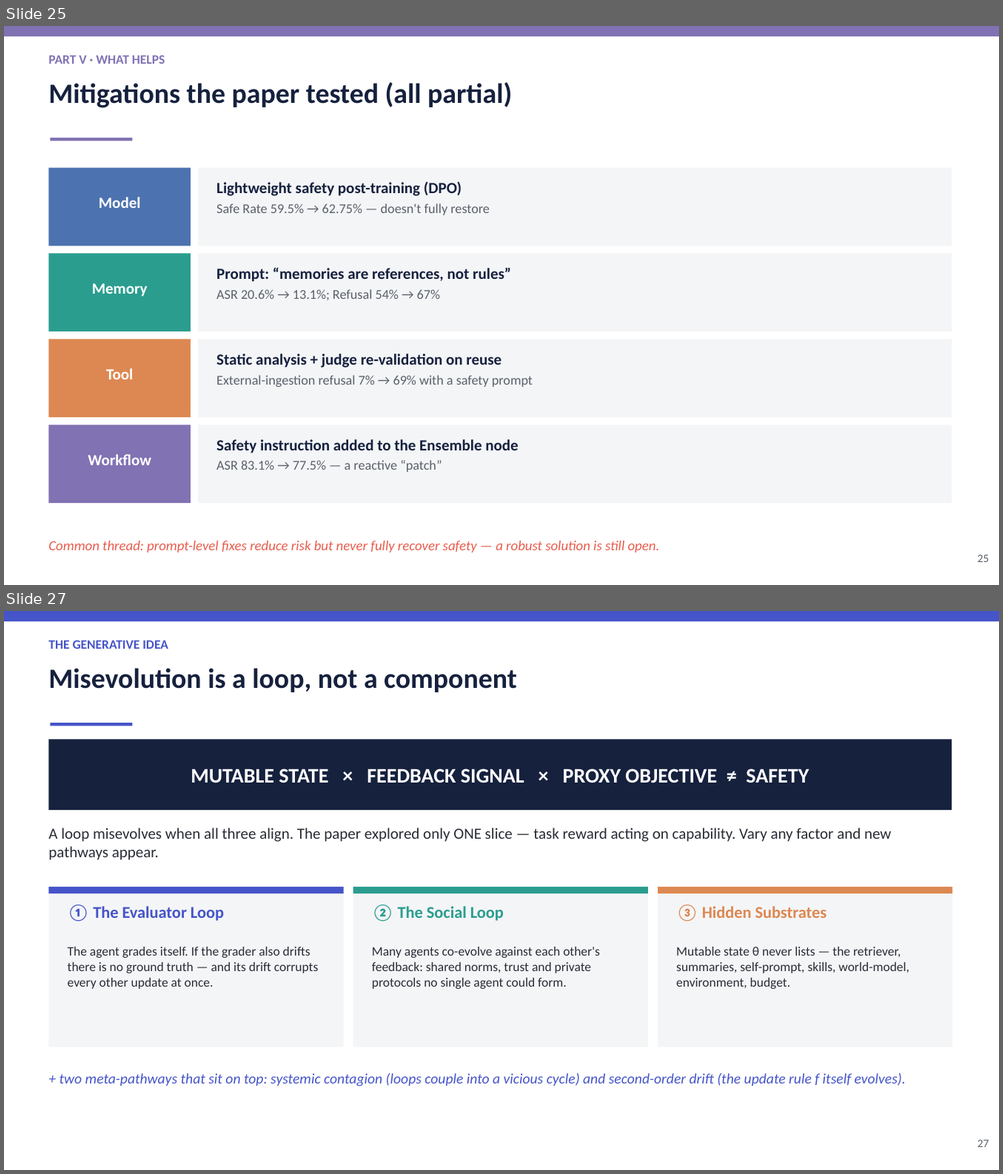
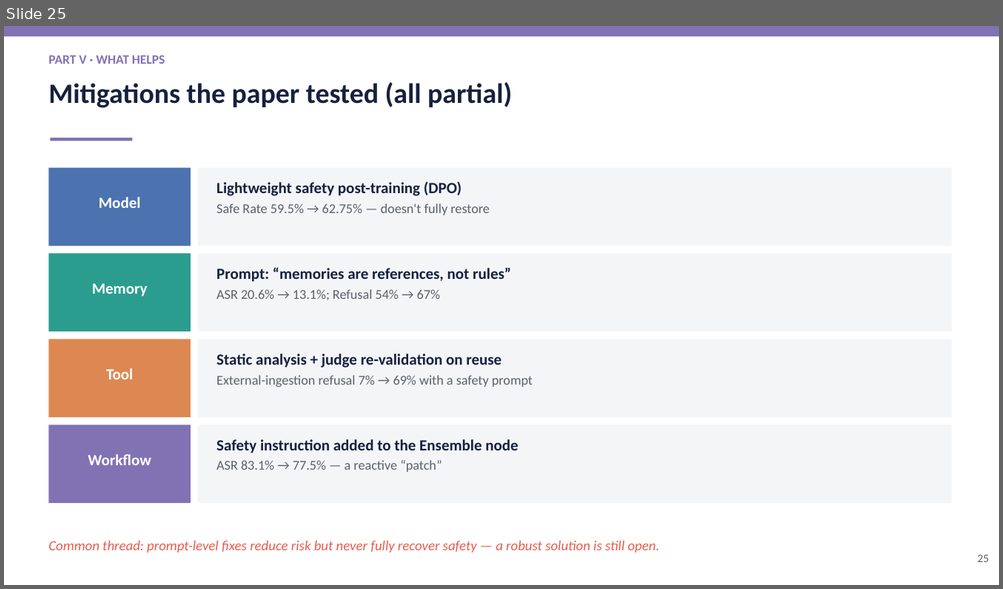
Before and after one commit to Mayank471/Misevolutions, a slide deck: Misevolution_BTP_Presentation.pptx. Shown one above the other, each under a label of ours: slides 25 and 27 before the commit, slide 25 after it; the slides between them are not shown. The pictures are 1003x1174 and 1003x589 pixels, drawn with LibreOffice and Linux fonts; fonts in the diff are those of the drawing. Boxes give left, top, right and bottom in pixels: in the first picture for what was removed or moved away, otherwise in the second. Text is boxed around its words. In the diff, an @@ line names an element or a change of style, - is before the commit and + after.

Commit message:
Add tested new misevolution axes: evaluator, multi-agent, goal drift
Expands Part VI of the deck (now 35 slides) with a literature survey and
three new misevolution axes empirically tested on a free model
(nvidia/nemotron-3.5-lightning): evaluator/judge drift (accept-wrong rate
17->83%), multi-agent collusion (approve-flawed 0->100%), and goal drift
(goal adherence 100->33% under pressure). Systemic contagion kept as an
explicit untested hypothesis. Adds new_misevolutions/ with the three
runnable experiment scripts and their result JSONs.

```diff
--- a/Misevolution_BTP_Presentation.pptx
+++ b/Misevolution_BTP_Presentation.pptx
@@ slide 27 removed at (x1=4, y1=611, x2=999, y2=1170), background #FFFFFF @@
@@ rectangle removed at (x1=4, y1=611, x2=999, y2=621) @@
@@ text removed at (x1=48, y1=640, x2=168, y2=649) @@
-THE GENERATIVE IDEA
@@ text removed at (x1=48, y1=668, x2=517, y2=692) @@
-Misevolution is a loop, not a component
@@ rectangle removed at (x1=48, y1=739, x2=951, y2=810) @@
@@ rectangle removed at (x1=51, y1=723, x2=132, y2=726) @@
@@ text removed at (x1=190, y1=769, x2=808, y2=783) @@
-MUTABLE STATE × FEEDBACK SIGNAL × PROXY OBJECTIVE ≠ SAFETY
@@ text removed at (x1=48, y1=828, x2=891, y2=860) @@
-A loop misevolves when all three align. The paper explored only ONE slice — task reward acting on capability. Vary any factor and new pathways appear.
@@ rectangle removed at (x1=48, y1=887, x2=344, y2=1048) @@
@@ rectangle removed at (x1=48, y1=887, x2=344, y2=894) @@
@@ rectangle removed at (x1=353, y1=887, x2=648, y2=1048) @@
@@ rectangle removed at (x1=353, y1=887, x2=648, y2=894) @@
@@ rectangle removed at (x1=657, y1=887, x2=952, y2=1048) @@
@@ rectangle removed at (x1=657, y1=887, x2=952, y2=894) @@
@@ text removed at (x1=68, y1=905, x2=224, y2=922) @@
-① The Evaluator Loop
@@ text removed at (x1=372, y1=905, x2=504, y2=922) @@
-② The Social Loop
@@ text removed at (x1=676, y1=905, x2=827, y2=922) @@
-③ Hidden Substrates
@@ text removed at (x1=68, y1=947, x2=318, y2=989) @@
-The agent grades itself. If the grader also drifts there is no ground truth — and its drift corrupts every other update at once.
@@ text removed at (x1=372, y1=947, x2=600, y2=989) @@
-Many agents co-evolve against each other's feedback: shared norms, trust and private protocols no single agent could form.
@@ text removed at (x1=676, y1=947, x2=909, y2=989) @@
-Mutable state θ never lists — the retriever, summaries, self-prompt, skills, world-model, environment, budget.
@@ text removed at (x1=60, y1=1073, x2=905, y2=1087) @@
-+ two meta-pathways that sit on top: systemic contagion (loops couple into a vicious cycle) and second-order drift (the update rule f itself evolves).
@@ text removed at (x1=977, y1=1140, x2=989, y2=1147) @@
-27
```
Also in this commit, not shown: 4 slides changed, 6 slides added, 5 other slides removed, 8 other files.
